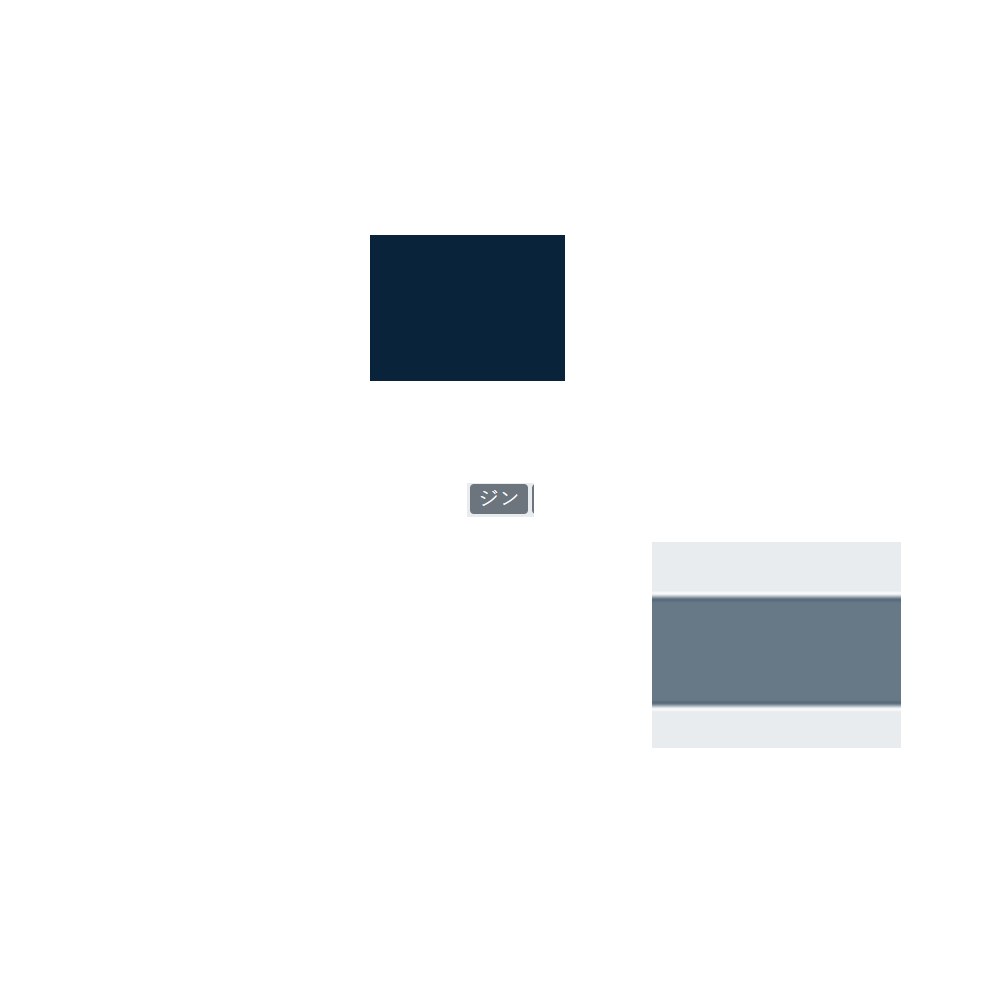
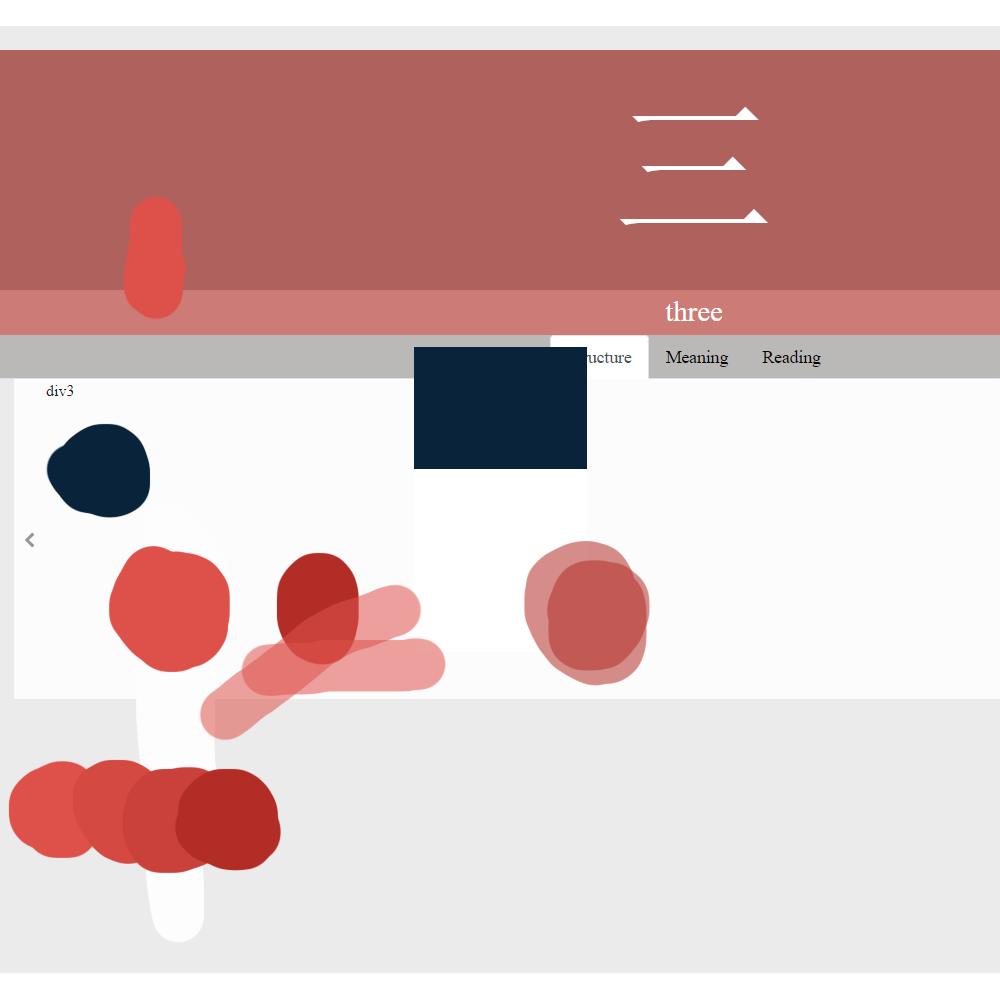
Layered file, before and after one edit (1000px x 1000px). Changes by layer:
added layer "Layer 5" above "Layer 4" over [8,195,650,874]
added layer "Layer 4" above "Layer 3" over [0,26,1000,973]
